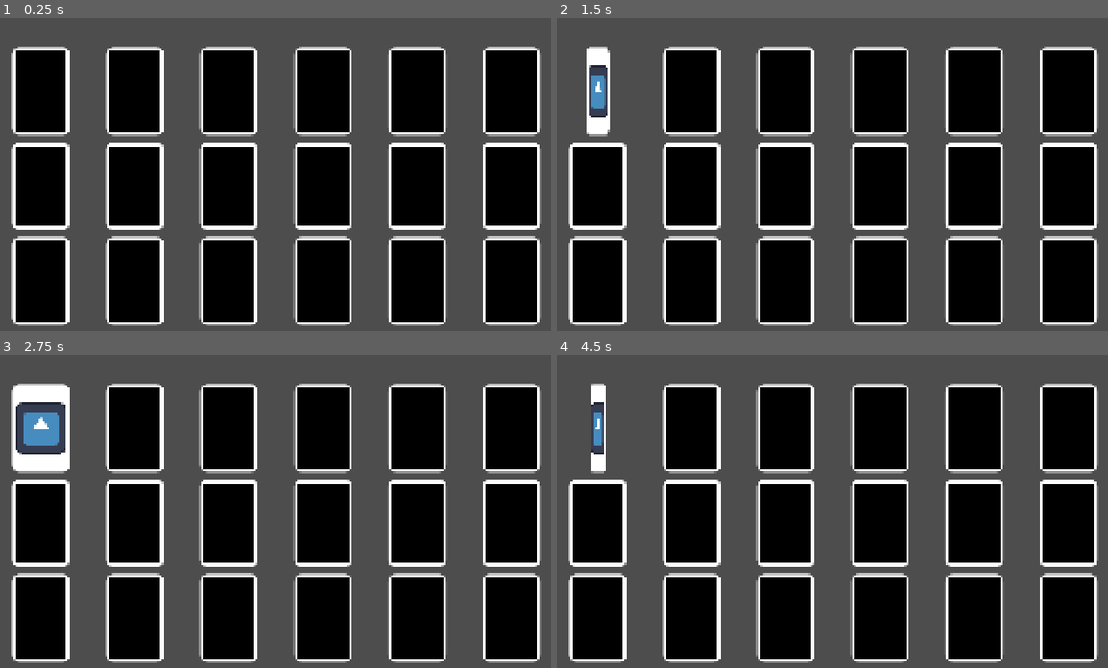
Above: before the commit, frames 1-4 (two rows, left to right).
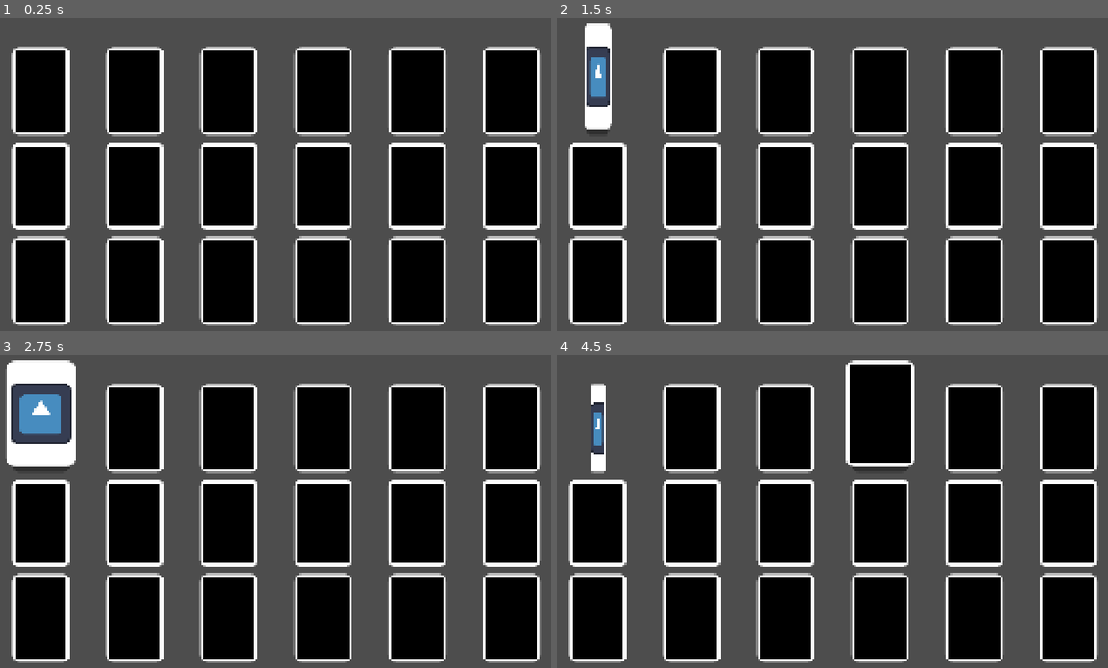
Above: after the commit, the same moments.

Repository: Raisinaut/summer-slow-jam-2026
Game: Godot game, scene res://gameplay/card_grid/card_grid.tscn
Two runs of this game, one before a commit and one after it. Both use one fixed random seed, a clock stepped at 60 frames per second and the inputs below. The engine's default icon, where the game draws it, is replaced by a stand-in: a white triangle on a blue panel in a dark square.
Inputs (mouse positions are in pixels of both pictures, inside the frame that each line leads up to):
- Up to frame 1 (0.25 s): no input
- Up to frame 2 (1.5 s): click (595, 89) at 0.52 s; click (595, 89) at 1.27 s
- Up to frame 3 (2.75 s): click (38, 426) at 2.02 s
- Up to frame 4 (4.5 s): tap Enter at 2.75, 4.25 s; move the mouse to (986, 502) at 2.77 s; tap Space at 3.5 s; move the mouse to (694, 542) at 3.52 s; move the mouse to (904, 436) at 4.27 s

The runs differ from the first frame. In frame 2, 1.4% of the frame differs, in the area x 5-10%, y 1-38%; in frame 3, 3.6%, in the area x 0-14%, y 1-38%; in frame 4, 2.1%.

Commit message:
More card animations

Diff:
--- a/automatic_card_swap_idea/godot/gameplay/card/card.gd
+++ b/automatic_card_swap_idea/godot/gameplay/card/card.gd
@@ -8,10 +8,12 @@
 		back.visible = not face_up
 
 var scale_tween : Tween = null
-var idle_tween : Tween = null
+var mouseover_tween : Tween = null
 var size : Vector2 : set = set_size
 
+@onready var visuals: Control = %Visuals
 @onready var panel: PanelContainer = %Panel
+@onready var shadow: Panel = %Shadow
 @onready var front: MarginContainer = %Front
 @onready var back: MarginContainer = %Back
 @onready var press_detection: Button = %PressDetection
@@ -19,15 +21,17 @@
 func _ready() -> void:
 	face_up = face_up
 	press_detection.pressed.connect(flip)
+	press_detection.mouse_entered.connect(_on_press_detection_mouse_entered)
+	press_detection.mouse_exited.connect(_on_press_detection_mouse_exited)
 
 func flip() -> void:
 	if animating_flip():
 		return
 	scale_tween = create_tween().set_trans(Tween.TRANS_SINE)
 	scale_tween.set_ease(Tween.EASE_IN)
-	scale_tween.tween_property(self, "scale:x", 0, 0.2)
+	scale_tween.tween_property(visuals, "scale:x", 0, 0.2)
 	scale_tween.set_ease(Tween.EASE_OUT)
-	scale_tween.tween_property(self, "scale:x", 1, 0.2)
+	scale_tween.tween_property(visuals, "scale:x", 1, 0.2)
 	await scale_tween.step_finished
 	face_up = not face_up
 
@@ -37,6 +41,22 @@
 func set_size(val) -> void:
 	panel.size = val
 	panel.position = -val * 0.5
+	shadow.size = panel.size
+	shadow.position = panel.position
+	press_detection.size = panel.size
+	press_detection.position = panel.position
 
 func get_size() -> Vector2:
 	return panel.size
+
+func _on_press_detection_mouse_entered() -> void:
+	if mouseover_tween: mouseover_tween.kill()
+	mouseover_tween = create_tween().set_ease(Tween.EASE_OUT).set_trans(Tween.TRANS_SINE)
+	mouseover_tween.tween_property(panel, "offset_transform_position:y", -40, 0.1)
+	mouseover_tween.parallel().tween_property(panel, "offset_transform_scale", Vector2.ONE * 1.2, 0.1)
+
+func _on_press_detection_mouse_exited() -> void:
+	if mouseover_tween: mouseover_tween.kill()
+	mouseover_tween = create_tween().set_ease(Tween.EASE_OUT).set_trans(Tween.TRANS_SINE)
+	mouseover_tween.tween_property(panel, "offset_transform_position:y", 0, 0.1)
+	mouseover_tween.parallel().tween_property(panel, "offset_transform_scale", Vector2.ONE, 0.1)
--- a/automatic_card_swap_idea/godot/gameplay/card/card.tscn
+++ b/automatic_card_swap_idea/godot/gameplay/card/card.tscn
@@ -2,37 +2,19 @@
 
 [ext_resource type="Script" uid="uid://dcpka2yohlos6" path="res://gameplay/card/card.gd" id="1_8mlfh"]
 [ext_resource type="Texture2D" uid="uid://nhbem8oawukj" path="res://icon.svg" id="1_tked8"]
-
-[sub_resource type="StyleBoxFlat" id="StyleBoxFlat_8mlfh"]
-bg_color = Color(1, 1, 1, 1)
-corner_radius_top_left = 20
-corner_radius_top_right = 20
-corner_radius_bottom_right = 20
-corner_radius_bottom_left = 20
+[ext_resource type="StyleBox" uid="uid://ckalkq62vh5xt" path="res://theme/card/card_panel.tres" id="2_es77v"]
 
 [sub_resource type="StyleBoxEmpty" id="StyleBoxEmpty_bvnae"]
 
 [node name="Card" type="Node2D" unique_id=38919468]
 script = ExtResource("1_8mlfh")
 
-[node name="Panel" type="PanelContainer" parent="." unique_id=922087994]
+[node name="PressDetection" type="Button" parent="." unique_id=1850993434]
 unique_name_in_owner = true
-anchors_preset = 8
-anchor_left = 0.5
-anchor_top = 0.5
-anchor_right = 0.5
-anchor_bottom = 0.5
 offset_left = -118.0
 offset_top = -179.0
 offset_right = 118.0
 offset_bottom = 179.0
-grow_horizontal = 2
-grow_vertical = 2
-theme_override_styles/panel = SubResource("StyleBoxFlat_8mlfh")
-
-[node name="PressDetection" type="Button" parent="Panel" unique_id=1850993434]
-unique_name_in_owner = true
-layout_mode = 2
 theme_override_styles/normal = SubResource("StyleBoxEmpty_bvnae")
 theme_override_styles/normal_mirrored = SubResource("StyleBoxEmpty_bvnae")
 theme_override_styles/pressed = SubResource("StyleBoxEmpty_bvnae")
@@ -45,7 +27,31 @@
 theme_override_styles/disabled_mirrored = SubResource("StyleBoxEmpty_bvnae")
 theme_override_styles/focus = SubResource("StyleBoxEmpty_bvnae")
 
-[node name="Front" type="MarginContainer" parent="Panel" unique_id=1838525817]
+[node name="Visuals" type="Control" parent="." unique_id=779229860]
+unique_name_in_owner = true
+layout_mode = 3
+anchors_preset = 0
+mouse_filter = 2
+
+[node name="Panel" type="PanelContainer" parent="Visuals" unique_id=922087994]
+unique_name_in_owner = true
+layout_mode = 1
+anchors_preset = 8
+anchor_left = 0.5
+anchor_top = 0.5
+anchor_right = 0.5
+anchor_bottom = 0.5
+offset_left = -118.0
+offset_top = -179.0
+offset_right = 118.0
+offset_bottom = 179.0
+grow_horizontal = 2
+grow_vertical = 2
+offset_transform_enabled = true
+mouse_filter = 2
+theme_override_styles/panel = ExtResource("2_es77v")
+
+[node name="Front" type="MarginContainer" parent="Visuals/Panel" unique_id=1838525817]
 unique_name_in_owner = true
 layout_mode = 2
 mouse_filter = 2
@@ -54,14 +60,14 @@
 theme_override_constants/margin_right = 10
 theme_override_constants/margin_bottom = 10
 
-[node name="FrontTexture" type="TextureRect" parent="Panel/Front" unique_id=1437854727]
+[node name="FrontTexture" type="TextureRect" parent="Visuals/Panel/Front" unique_id=1437854727]
 layout_mode = 2
 mouse_filter = 2
 texture = ExtResource("1_tked8")
 expand_mode = 1
 stretch_mode = 5
 
-[node name="Back" type="MarginContainer" parent="Panel" unique_id=1880540779]
+[node name="Back" type="MarginContainer" parent="Visuals/Panel" unique_id=1880540779]
 unique_name_in_owner = true
 layout_mode = 2
 mouse_filter = 2
@@ -70,10 +76,20 @@
 theme_override_constants/margin_right = 10
 theme_override_constants/margin_bottom = 10
 
-[node name="BackTexture" type="TextureRect" parent="Panel/Back" unique_id=1920200968]
+[node name="BackTexture" type="TextureRect" parent="Visuals/Panel/Back" unique_id=1920200968]
 modulate = Color(0, 0, 0, 1)
 layout_mode = 2
 mouse_filter = 2
 texture = ExtResource("1_tked8")
 expand_mode = 1
 stretch_mode = 6
+
+[node name="Shadow" type="Panel" parent="Visuals" unique_id=889229480]
+unique_name_in_owner = true
+modulate = Color(0, 0, 0, 0.40392157)
+z_index = -1
+layout_mode = 0
+offset_right = 40.0
+offset_bottom = 40.0
+mouse_filter = 2
+theme_override_styles/panel = ExtResource("2_es77v")
--- /dev/null
+++ b/automatic_card_swap_idea/godot/theme/card/card_panel.tres
@@ -0,0 +1,8 @@
+[gd_resource type="StyleBoxFlat" format=3 uid="uid://ckalkq62vh5xt"]
+
+[resource]
+bg_color = Color(1, 1, 1, 1)
+corner_radius_top_left = 20
+corner_radius_top_right = 20
+corner_radius_bottom_right = 20
+corner_radius_bottom_left = 20
